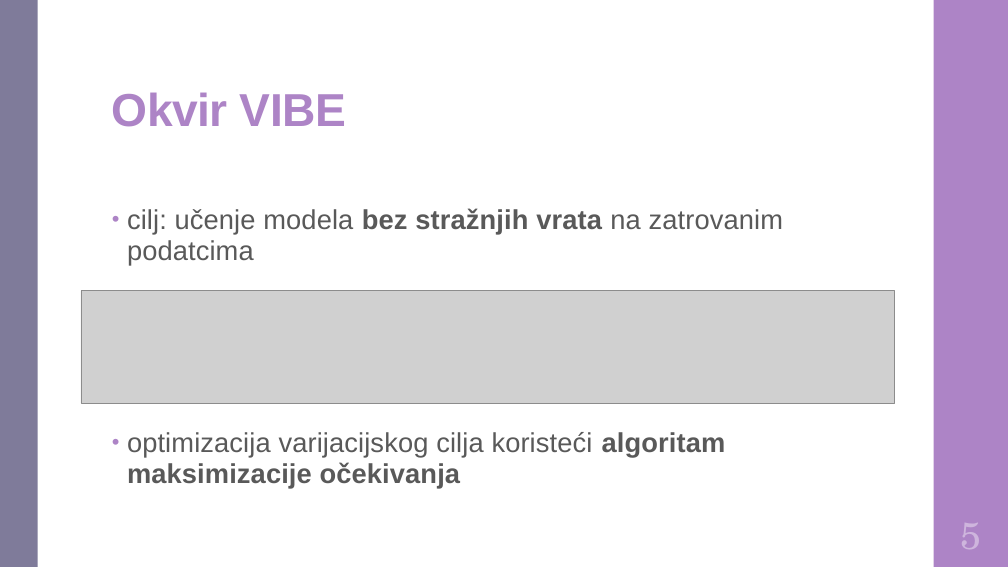
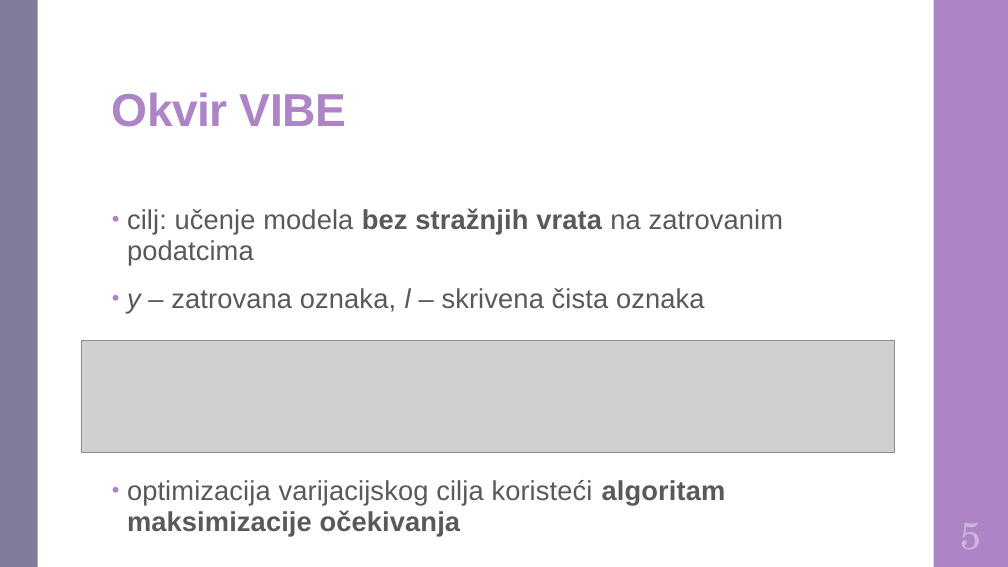
Before and after one commit to DomJamb/Diplomski-Rad-Doku, a slide deck: slide 8 of Prezentacija/Varijacijsko učenje na zašumljenim oznakama.pptx. Drawn at 1008x567 pixels with LibreOffice and Linux fonts; fonts in the diff are those of the drawing; grey boxes stand for pictures. Boxes give left, top, right and bottom in pixels: in the first picture for what was removed or moved away, otherwise in the second. Text is boxed around its words. In the diff, an @@ line names an element or a change of style, - is before the commit and + after.

```diff
--- a/Prezentacija/Varijacijsko učenje na zašumljenim oznakama.pptx
+++ b/Prezentacija/Varijacijsko učenje na zašumljenim oznakama.pptx
@@ text at [127, 288, 705, 313]: paragraph added @@
+• y – zatrovana oznaka, l – skrivena čista oznaka
@@ picture: place and size @@
-picture at [81, 291, 895, 404]
+picture at [81, 340, 895, 453]
```
Also in this commit, not shown: 2 other slides changed, 1 other file.
